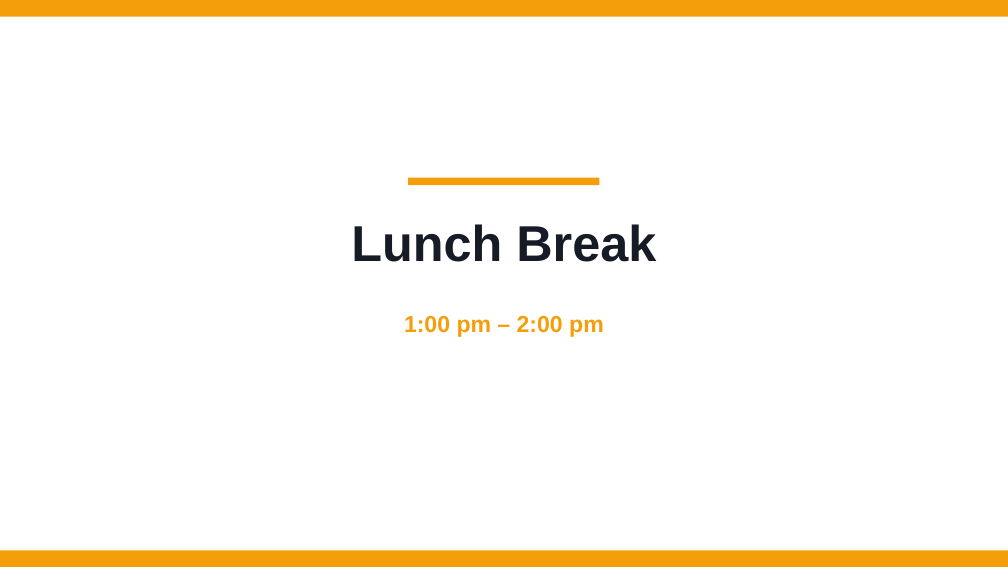
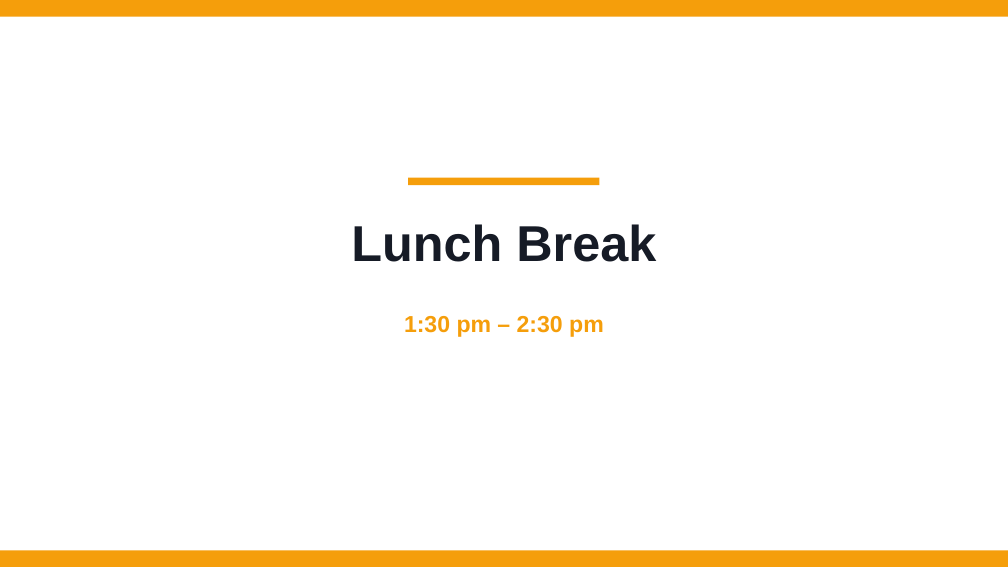
Before and after one commit to tertiarycourses/TGS-2020505790-SQL-Fundamental-for-Beginners, a slide deck: slide 81 of courseware/SQL Fundamental for Beginners-v13.pptx. Drawn at 1008x567 pixels with LibreOffice and Linux fonts; fonts in the diff are those of the drawing. Boxes give left, top, right and bottom in pixels: in the first picture for what was removed or moved away, otherwise in the second. Text is boxed around its words. In the diff, an @@ line names an element or a change of style, - is before the commit and + after.

```diff
--- a/courseware/SQL Fundamental for Beginners-v13.pptx
+++ b/courseware/SQL Fundamental for Beginners-v13.pptx
@@ text at (x1=404, y1=316, x2=604, y2=337): text changed @@
-1:00 pm – 2:00 pm
+1:30 pm – 2:30 pm
```
Also in this commit, not shown: 1 other slide changed, 6 other files.
